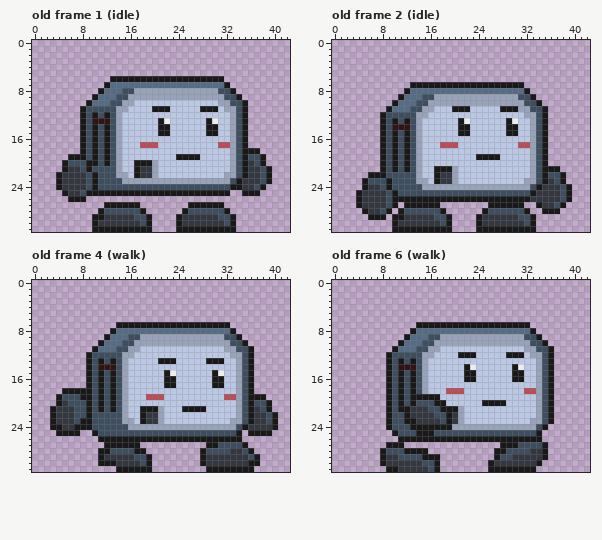
Edited in one commit: pixel-art file (Assets/Entity/Toster/toster.aseprite). This is how it looked before the edit.
43x32 pixels, 7 frames. Shown: old frame 1 (idle), old frame 2 (idle), old frame 4 (walk), old frame 6 (walk). The commit also changed other frames, which this record leaves out.
After:
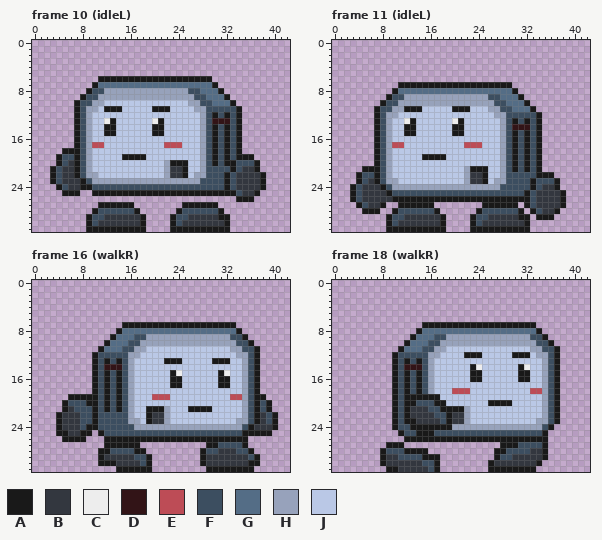
Palette (. is transparent): A #191919  B #33373f  C #ededed  D #321417  E #bd4c56  F #3c4e60  G #546d86  H #97a2bb  J #bac8e6
A new or re-ordered frame is compared with the old frame closest to it.
The author wrote: dodate jump anims
From old to new:
frames 7 -> 24
layer "toster" added
layer "back ruka" removed
layer "telo" removed
layer "lice" removed
layer "front ruka" removed
Frame 10 (idleL) is new; against old frame 1 (idle):
y 6: x 11..12 .. -> AA; x 30..31 AA -> ..
y 7: x 10..12 ..A -> AGG; x 30..32 GGA -> A..
y 8: x 9..16 ..AGGGFF -> AFFHHHHH; x 26..33 HHHHHFFA -> FFGGGA..
y 9: x 8..15 ..AGGGFF -> AFFHHHHH; x 27..34 HHHHHFFA -> FFGGGA..
y 10: x 7..16 ..AGGGFFHH -> AFFHHJJJJJ; x 26..35 JJJJJHHFFA -> HHFFGGGA..
y 11: x 7..15 .AFFFFFHH -> AFHHJAAAJ; x 27..35 JAAAJHHFA -> HHFFFFFA.
y 12: x 7..14 .AFAFAFH -> AFHJJJJJ; x 28..35 JJJJJHFA -> HFAFAFA.
y 13: x 7..14 .AFDDDFH -> AFHJJCAJ; x 20 J -> C; x 22 C -> J; x 28..35 JACJJHFA -> HFDDDFA.
y 14..15: x 7..11 .AFAF -> AFHJJ; x 13..14 FH -> AJ; x 20 J -> A; x 22 A -> J; x 28..29 JA -> HF; x 31..35 JJHFA -> FAFA.
y 16: x 7..14 .AFAFAFH -> AFHJJJJJ; x 28..35 JJJJJHFA -> HFAFAFA.
y 17: x 7..14 .AFAFAFH -> AFHEEJJJ; x 18..20 EEE -> JJJ; x 22..24 JJJ -> EEE; x 28..35 JJJEEHFA -> HFAFAFA.
y 18: x 5..14 ...AFAFAFH -> AAAFHJJJJJ; x 28..37 JJJJJHFAAA -> HFAFAFA...
y 19: x 4..6 ..A -> AFF; x 8..18 AFAFAFHJJJJ -> FHJJJJJAAAA; x 24..34 AAAAJJJJJHF -> JJJJHFAFAFA; x 36..38 FFA -> A..
y 20: x 4..7 .AFF -> AFBA; x 9..14 AAFAFH -> HJJJJJ; x 17..20 AAAH -> JJJJ; x 22..25 JJJJ -> HAAA; x 28..33 JJJJJH -> HFAFAA; x 35..38 ABFA -> FFA.
y 21: x 3..5 ..A -> AFB; x 7 B -> A; x 9..14 AFFFFH -> HJJJJJ; x 17..20 ABBH -> JJJJ; x 22..25 JJJJ -> HBBA; x 28..33 JJJJJH -> HFFFFA; x 35 A -> B; x 37..39 BFA -> A..
y 22: x 3..4 .A -> AF; x 7..15 BBFAFFFHH -> AFHHJJJJJ; x 17..20 ABBH -> JJJJ; x 22..25 JJJJ -> HBBA; x 27..35 JJJJJHHFA -> HHFFFAFBB; x 38..39 FA -> A.
y 23: x 3..4 .A -> AF; x 8 B -> A; x 10..14 AFFFF -> HHHHH; x 28..32 HHHHH -> FFFFA; x 34 A -> B; x 38..39 FA -> A.
y 24: x 5 B -> F; x 8..10 BFA -> AAF; x 32..34 FAA -> AFB; x 37 F -> B
y 25: x 6..9 BBFA -> AA..; x 33..36 ..AA -> AFBB
y 26: x 6..8 AAA -> ...; x 34..36 ... -> AAA
y 27: x 11 . -> A; x 17 A -> .; x 25 . -> A; x 31 A -> .
y 28: x 10..11 .A -> AF; x 17..18 FA -> A.; x 24..25 .A -> AF; x 31..32 FA -> A.
y 29: x 9..11 .AA -> AFF; x 17..19 FFA -> BA.; x 23..25 .AB -> AFF; x 31..33 FFA -> AA.
y 30: x 9..10 .A -> AF; x 18..19 FA -> A.; x 23..24 .A -> AF; x 32..33 FA -> A.
y 31: x 9 . -> A; x 19 A -> .; x 23 . -> A; x 33 A -> .
Frame 11 (idleL) is new; against old frame 2 (idle):
y 7: x 11..12 .. -> AA; x 30..31 AA -> ..
y 8: x 10..12 ..A -> AGG; x 30..32 GGA -> A..
y 9: x 9..16 ..AGGGFF -> AFFHHHHH; x 26..33 HHHHHFFA -> FFGGGA..
y 10: x 8..15 ..AGGGFF -> AFFHHHHH; x 27..34 HHHHHFFA -> FFGGGA..
y 11: x 7..16 ..AGGGFFHH -> AFFHHAAAJJ; x 26..35 JJAAAHHFFA -> HHFFGGGA..
y 12: x 7..15 .AFFFFFHH -> AFHHJJJJJ; x 27..35 JJJJJHHFA -> HHFFFFFA.
y 13: x 7..14 .AFAFAFH -> AFHJJCAJ; x 20 J -> C; x 22 C -> J; x 28..35 JACJJHFA -> HFAFAFA.
y 14: x 7..14 .AFDDDFH -> AFHJJAAJ; x 20 J -> A; x 22 A -> J; x 28..35 JAAJJHFA -> HFDDDFA.
y 15: x 7..11 .AFAF -> AFHJJ; x 13..14 FH -> AJ; x 20 J -> A; x 22 A -> J; x 28..29 JA -> HF; x 31..35 JJHFA -> FAFA.
y 16: x 7..14 .AFAFAFH -> AFHJJJJJ; x 28..35 JJJJJHFA -> HFAFAFA.
y 17: x 7..14 .AFAFAFH -> AFHEEJJJ; x 18..20 EEE -> JJJ; x 22..24 JJJ -> EEE; x 28..35 JJJEEHFA -> HFAFAFA.
y 18: x 7..14 .AFAFAFH -> AFHJJJJJ; x 28..35 JJJJJHFA -> HFAFAFA.
y 19: x 7..18 .AFAFAFHJJJJ -> AFHJJJJJAAAA; x 24..35 AAAAJJJJJHFA -> JJJJHFAFAFA.
y 20: x 7..14 .AFAFAFH -> AFHJJJJJ; x 28..35 JJJJJHFA -> HFAFAFA.
y 21: x 5..14 ...AFAFAFH -> AAAFHJJJJJ; x 17..20 AAAH -> JJJJ; x 22..25 JJJJ -> HAAA; x 28..37 JJJJJHFAAA -> HFAFAFA...
y 22: x 4..6 ..A -> AFF; x 8..14 AFFFFFH -> FHJJJJJ; x 17..20 ABBH -> JJJJ; x 22..25 JJJJ -> HBBA; x 28..34 JJJJJHF -> HFFFFFA; x 36..38 FFA -> A..
y 23: x 4..7 .AFF -> AFBA; x 9..15 AFFFFHH -> HHJJJJJ; x 17..20 ABBH -> JJJJ; x 22..25 JJJJ -> HBBA; x 27..33 JJJJJHH -> HHFFFFA; x 35..38 ABFA -> FFA.
y 24: x 3..5 ..A -> AFB; x 8..14 FAFFFFF -> AFHHHHH; x 28..34 HHHHHFA -> FFFFFAF; x 37..39 BFA -> A..
y 25: x 3..4 .A -> AF; x 9..10 FA -> AF; x 32..33 FA -> AF; x 38..39 FA -> A.
y 26: x 3..4 .A -> AF; x 9 F -> B; x 33 B -> F; x 38..39 FA -> A.
y 27: x 5 B -> F; x 8..11 BFA. -> A..A; x 17 A -> .; x 25 . -> A; x 31..34 A..A -> .AFB; x 37 F -> B
y 28: x 6..11 BBFA.A -> AA..AF; x 17..18 FA -> A.; x 24..25 .A -> AF; x 31..36 FA..AA -> A.AFBB
y 29: x 6..11 AAA.AA -> ...AFF; x 17..19 FFA -> BA.; x 23..25 .AB -> AFF; x 31..36 FFA... -> AA.AAA
y 30: x 9..10 .A -> AF; x 18..19 FA -> A.; x 23..24 .A -> AF; x 32..33 FA -> A.
y 31: x 9 . -> A; x 19 A -> .; x 23 . -> A; x 33 A -> .
Frame 16 (walkR) against old frame 4 (walk):
y 7: x 14 A -> .; x 33 . -> A
y 8: x 13..14 AG -> .A; x 33..34 A. -> GA
y 9: x 12..13 AG -> .A; x 16 F -> G; x 18 H -> F; x 32 F -> H; x 34..35 A. -> FA
y 10: x 11..12 AG -> .A; x 15 F -> G; x 17 H -> F; x 33 F -> H; x 35..36 A. -> FA
y 11: x 10..11 AG -> .A; x 14 F -> G; x 16 H -> F; x 18 J -> H; x 32 H -> J; x 34 F -> H; x 36..37 A. -> FA
y 12: x 9..10 AF -> .A; x 15 H -> F; x 17 J -> H; x 33 H -> J; x 35..37 FA. -> HFA
y 13: x 9..16 AFAFAFHJ -> .AFAFAFH; x 21 A -> J; x 24 J -> A; x 29 A -> J; x 32 J -> A; x 34..37 HFA. -> JHFA
y 14: x 9..11 AFD -> .AF; x 14..16 FHJ -> DFH; x 34..37 HFA. -> JHFA
y 15: x 9..16 AFAFAFHJ -> .AFAFAFH; x 22..24 ACJ -> JAC; x 30..32 ACJ -> JAC; x 34..37 HFA. -> JHFA
y 16..17: x 9..16 AFAFAFHJ -> .AFAFAFH; x 22 A -> J; x 24 J -> A; x 30 A -> J; x 32 J -> A; x 34..37 HFA. -> JHFA
y 18: x 5..16 AAAAAFAFAFHJ -> .....AFAFAFH; x 34..37 HFA. -> JHFA
y 19: x 4..7 AFFF -> ..AA; x 10..16 FAFAFHJ -> AFAFAFH; x 19 E -> J; x 22 J -> E; x 32 E -> J; x 34..36 HFA -> EHF
y 20: x 4..5 AB -> .A; x 10..16 FAFAFHJ -> AFAFAFH; x 34..37 HFAF -> JHFA
y 21: x 3..5 ABB -> ..A; x 9..16 AFAFAFHJ -> FAFAFAFH; x 18 A -> J; x 21..22 HJ -> AH; x 25 A -> J; x 29 J -> A; x 34..37 HFAB -> JHFA
y 22: x 3..4 AB -> .A; x 7 F -> B; x 9..10 AF -> FA; x 15..16 HJ -> FH; x 18..19 AB -> JA; x 21..22 HJ -> BH; x 34..37 HFAB -> JHFA
y 23: x 3..4 AB -> .A; x 7..10 FAAF -> BFFA; x 15 H -> F; x 17..19 JAB -> HJA; x 21..22 HJ -> BH; x 33 H -> J; x 35..37 FAB -> HFA
y 24: x 3 A -> .; x 7..8 AA -> BF; x 10 F -> A; x 16 H -> F; x 34..36 FAB -> HFA
y 25: x 6..11 AA..AF -> BBAA.A; x 34..35 A. -> FA
y 26: x 5..8 .... -> AAAA; x 11 A -> .; x 35 . -> A
y 28: x 31..32 FF -> BB; x 34 B -> F
Frame 18 (walkR) against old frame 6 (walk):
y 7: x 14 A -> .; x 33 . -> A
y 8: x 13..14 AG -> .A; x 33..34 A. -> GA
y 9: x 12..13 AG -> .A; x 16 F -> G; x 18 H -> F; x 32 F -> H; x 34..35 A. -> FA
y 10: x 11..12 AG -> .A; x 15 F -> G; x 17 H -> F; x 33 F -> H; x 35..36 A. -> FA
y 11: x 10..11 AG -> .A; x 14 F -> G; x 16 H -> F; x 18 J -> H; x 32 H -> J; x 34 F -> H; x 36..37 A. -> FA
y 12: x 9..10 AF -> .A; x 15 H -> F; x 17 J -> H; x 21 A -> J; x 24 J -> A; x 29 A -> J; x 32..33 JH -> AJ; x 35..37 FA. -> HFA
y 13: x 9..16 AFAFAFHJ -> .AFAFAFH; x 34..37 HFA. -> JHFA
y 14: x 9..11 AFD -> .AF; x 14..16 FHJ -> DFH; x 22..24 ACJ -> JAC; x 30..32 ACJ -> JAC; x 34..37 HFA. -> JHFA
y 15..16: x 9..16 AFAFAFHJ -> .AFAFAFH; x 22 A -> J; x 24 J -> A; x 30 A -> J; x 32 J -> A; x 34..37 HFA. -> JHFA
y 17: x 9..16 AFAFAFHJ -> .AFAFAFH; x 34..37 HFA. -> JHFA
y 18: x 9..16 AFAFAFHJ -> .AFAFAFH; x 19 E -> J; x 22 J -> E; x 32 E -> J; x 34..37 HFA. -> EHFA
y 19: x 9..12 AFAF -> .AFA; x 34..37 HFA. -> JHFA
y 20: x 9..12 AFAF -> .AFA; x 25 A -> J; x 29 J -> A; x 34..37 HFA. -> JHFA
y 21: x 9..11 AFA -> .AF; x 21..22 HJ -> AH; x 34..37 HFA. -> JHFA
y 22: x 9..10 AF -> .A; x 21..22 HJ -> BH; x 34..37 HFA. -> JHFA
y 23: x 9..10 AF -> .A; x 21..22 HJ -> BH; x 33 H -> J; x 35..37 FA. -> HFA
y 24: x 9..10 AF -> .A; x 34..36 FA. -> HFA
y 25: x 10..11 AF -> .A; x 34..35 A. -> FA
y 26: x 11 A -> .; x 35 . -> A
